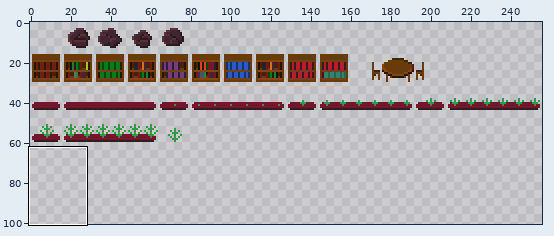
File history of a sprite sheet, art/item.png. Above: a wide view before the commit, with the close-up outlined.
Close-up. As it was:
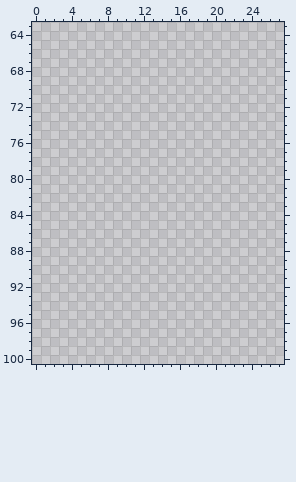
The file is 256x256 pixels. Colours within 5 levels of each other are drawn and written as one. Shown: x 0..27, y 63..100. The wide view leaves out empty margins.
New version:
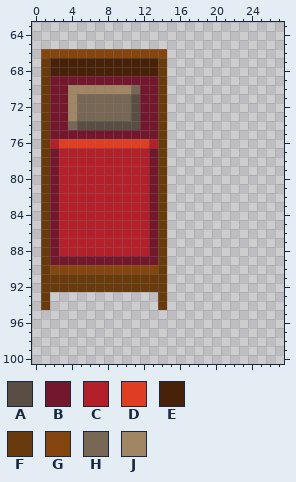
Palette (. is transparent): A #5a4e44  B #73172d  C #b4202a  D #df3e23  E #472108  F #693b0c  G #85450f  H #796755  J #a08662
Change:
{"y":66,"x":1,"old":"..............","new":"GGGGGGGGGGGGGG"}
{"y":67,"x":1,"old":"..............","new":"FEEEEEEEEEEEEF"}
{"y":68,"x":1,"old":"..............","new":"FEEEEEEEEEEEEF"}
{"y":69,"x":1,"old":"..............","new":"FBBBBBBBBBBBBF"}
{"y":70,"x":1,"old":"..............","new":"FBBJJJJJJJHBBF"}
{"y":71,"x":1,"old":"..............","new":"FBBJHHHHHHABBF"}
{"y":72,"x":1,"old":"..............","new":"FBBJHHHHHHABBF"}
{"y":73,"x":1,"old":"..............","new":"FBBJHHHHHHABBF"}
{"y":74,"x":1,"old":"..............","new":"FBBHAAAAAAABBF"}
{"y":75,"x":1,"old":"..............","new":"FBBBBBBBBBBBBF"}
{"y":76,"x":1,"old":"..............","new":"FCDDDDDDDDDDCF"}
{"y":77,"x":1,"old":"..............","new":"FBCCCCCCCCCCBF"}
{"y":78,"x":1,"old":"..............","new":"FBCCCCCCCCCCBF"}
{"y":79,"x":1,"old":"..............","new":"FBCCCCCCCCCCBF"}
{"y":80,"x":1,"old":"..............","new":"FBCCCCCCCCCCBF"}
{"y":81,"x":1,"old":"..............","new":"FBCCCCCCCCCCBF"}
{"y":82,"x":1,"old":"..............","new":"FBCCCCCCCCCCBF"}
{"y":83,"x":1,"old":"..............","new":"FBCCCCCCCCCCBF"}
{"y":84,"x":1,"old":"..............","new":"FBCCCCCCCCCCBF"}
{"y":85,"x":1,"old":"..............","new":"FBCCCCCCCCCCBF"}
{"y":86,"x":1,"old":"..............","new":"FBCCCCCCCCCCBF"}
{"y":87,"x":1,"old":"..............","new":"FBCCCCCCCCCCBF"}
{"y":88,"x":1,"old":"..............","new":"FBCCCCCCCCCCBF"}
{"y":89,"x":1,"old":"..............","new":"FBBBBBBBBBBBBF"}
{"y":90,"x":1,"old":"..............","new":"FGGGGGGGGGGGGF"}
{"y":91,"x":1,"old":"..............","new":"FFFFFFFFFFFFFF"}
{"y":92,"x":1,"old":"..............","new":"FFFFFFFFFFFFFF"}
{"y":93,"x":1,"old":".","new":"F"}
{"y":93,"x":14,"old":".","new":"F"}
{"y":94,"x":1,"old":".","new":"F"}
{"y":94,"x":14,"old":".","new":"F"}
{"label":"added","picture_box":[41,49,167,310]}
